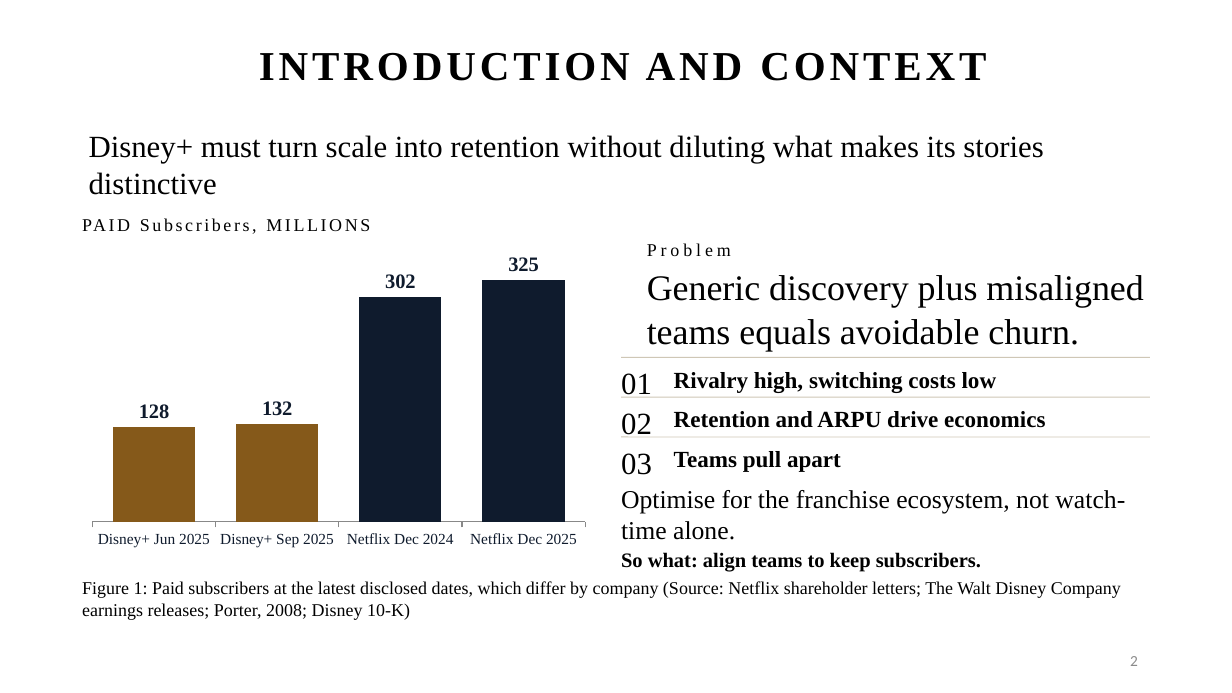
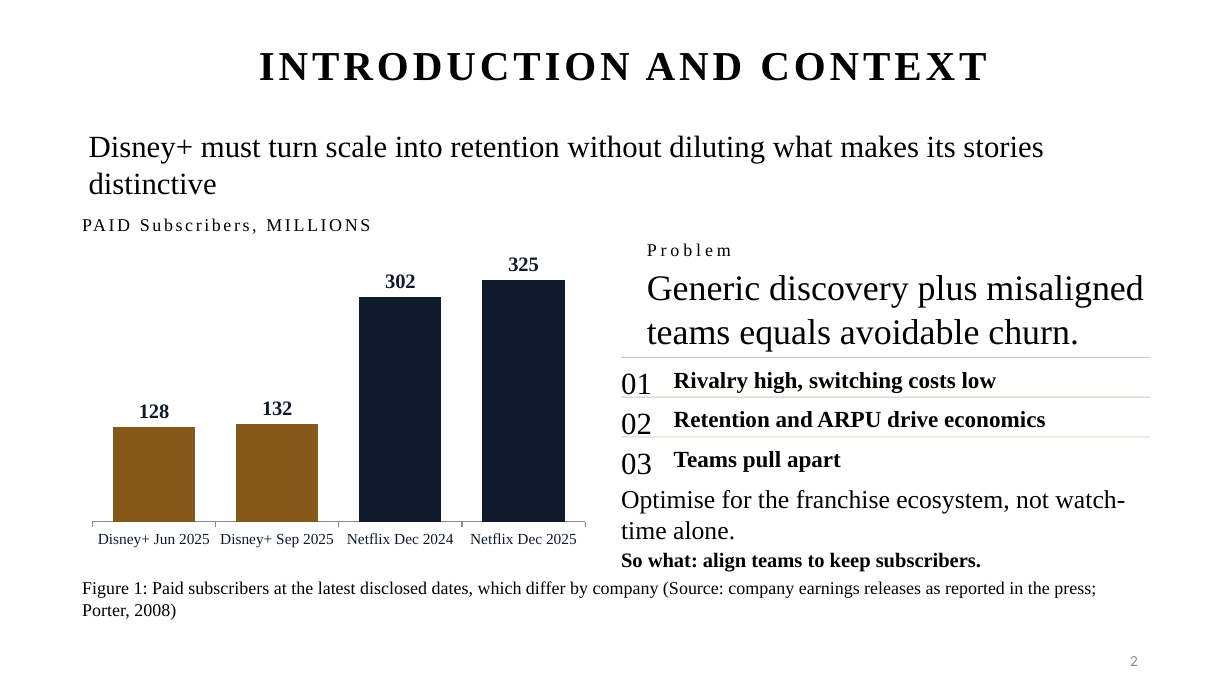
Before and after one commit to karanrg22-svg/skill, a slide deck: slide 2 of output/A_Corporate_Editorial_edited.pptx. Drawn at 1232x693 pixels with LibreOffice and Linux fonts; fonts in the diff are those of the drawing. Boxes give left, top, right and bottom in pixels: in the first picture for what was removed or moved away, otherwise in the second. Text is boxed around its words. In the diff, an @@ line names an element or a change of style, - is before the commit and + after.

```diff
--- a/output/A_Corporate_Editorial_edited.pptx
+++ b/output/A_Corporate_Editorial_edited.pptx
@@ text at (82, 581, 1096, 620): text changed @@
-Figure 1: Paid subscribers at the latest disclosed dates, which differ by company (Source: Netflix shareholder letters; The Walt Disney Company earnings releases; Porter, 2008; Disney 10-K)
+Figure 1: Paid subscribers at the latest disclosed dates, which differ by company (Source: company earnings releases as reported in the press; Porter, 2008)
```
Also in this commit, not shown: 2 other slides changed, 7 other files.
